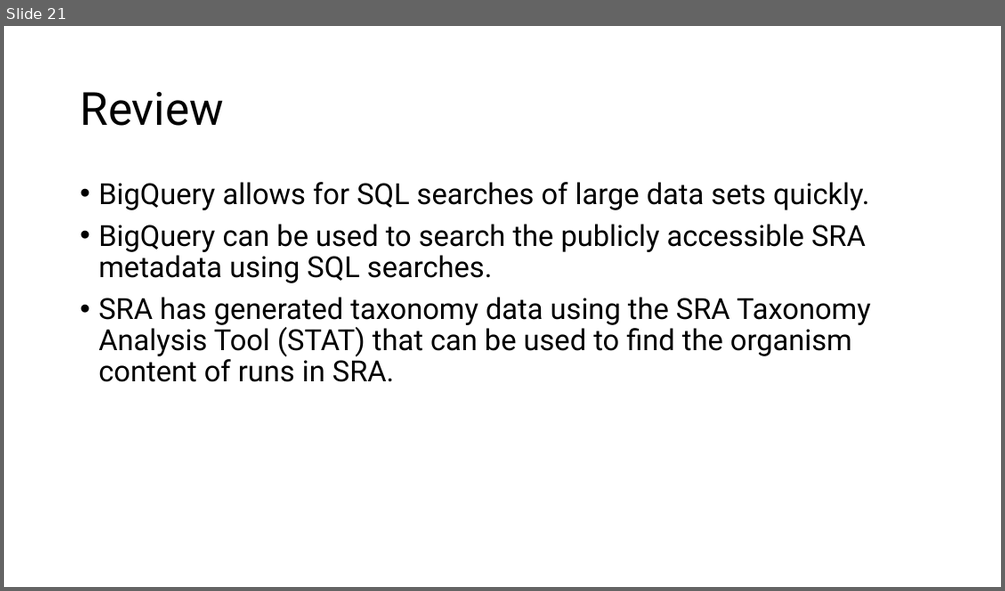
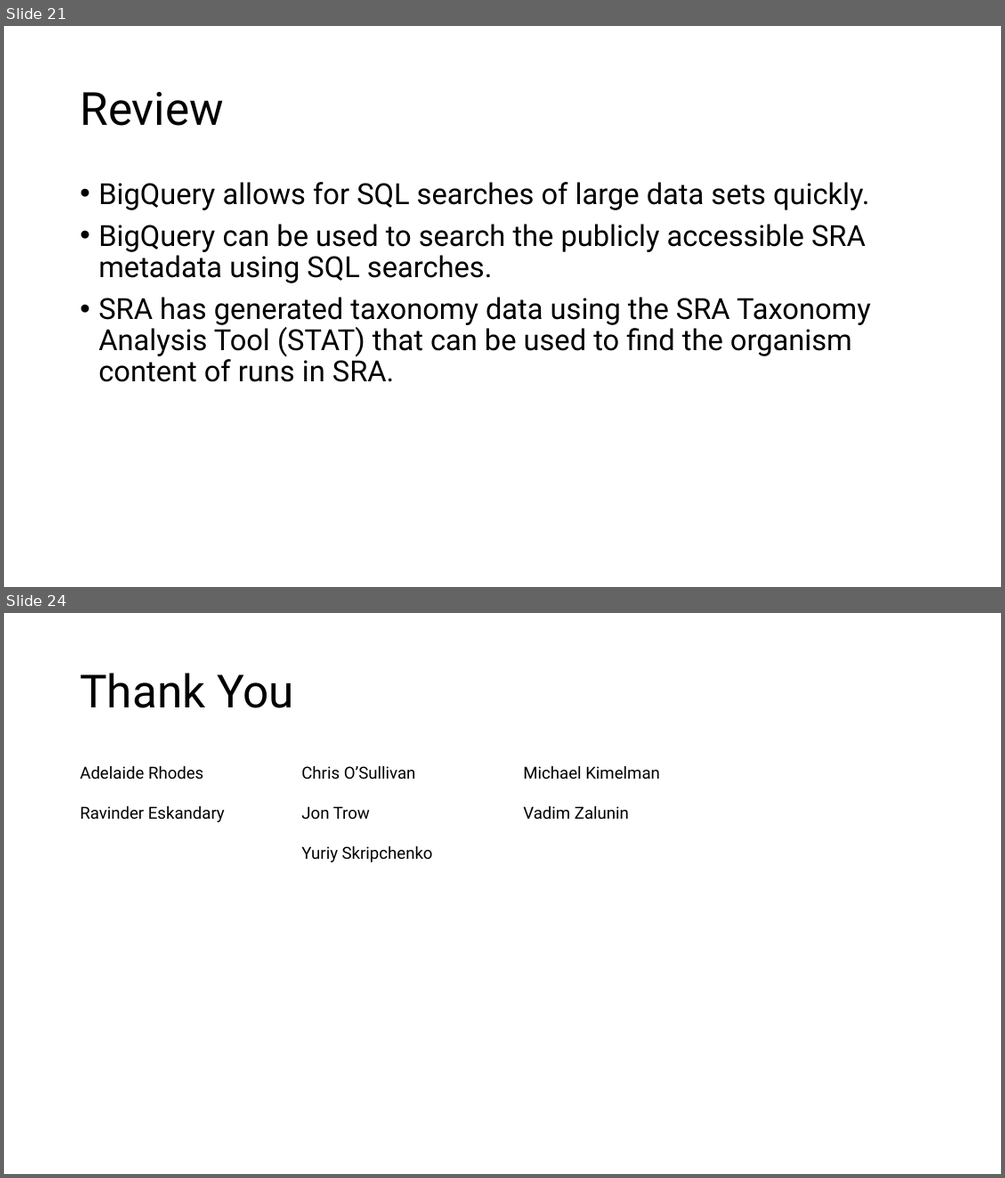
Before and after one commit to ncbi/ASHG-Workshop-2021, a slide deck: Interactive_ASHG.pptx. Shown one above the other, each under a label of ours: slide 21 before the commit, slides 21 and 24 after it; the slides between them are not shown. The pictures are 1005x591 and 1005x1178 pixels, drawn with LibreOffice and Linux fonts; fonts in the diff are those of the drawing; background and template pictures are left out. Boxes give left, top, right and bottom in pixels: in the first picture for what was removed or moved away, otherwise in the second. Text is boxed around its words. In the diff, an @@ line names an element or a change of style, - is before the commit and + after.

```diff
--- a/Interactive_ASHG.pptx
+++ b/Interactive_ASHG.pptx
@@ slide 24 added at box(4, 613, 1001, 1174), background #FFFFFF @@
@@ title added at box(80, 673, 294, 708), 44 pt, text #000000 @@
+Thank You
@@ text added at box(80, 766, 225, 822), 16 pt, text #000000 @@
+Adelaide Rhodes
+Ravinder Eskandary
@@ text added at box(301, 766, 433, 862), 16 pt, text #000000 @@
+Chris O’Sullivan
+Jon Trow
+Yuriy Skripchenko
@@ text added at box(523, 766, 660, 819), 16 pt, text #000000 @@
+Michael Kimelman
+Vadim Zalunin
```
Also in this commit, not shown: 7 slides changed, 2 other files.
